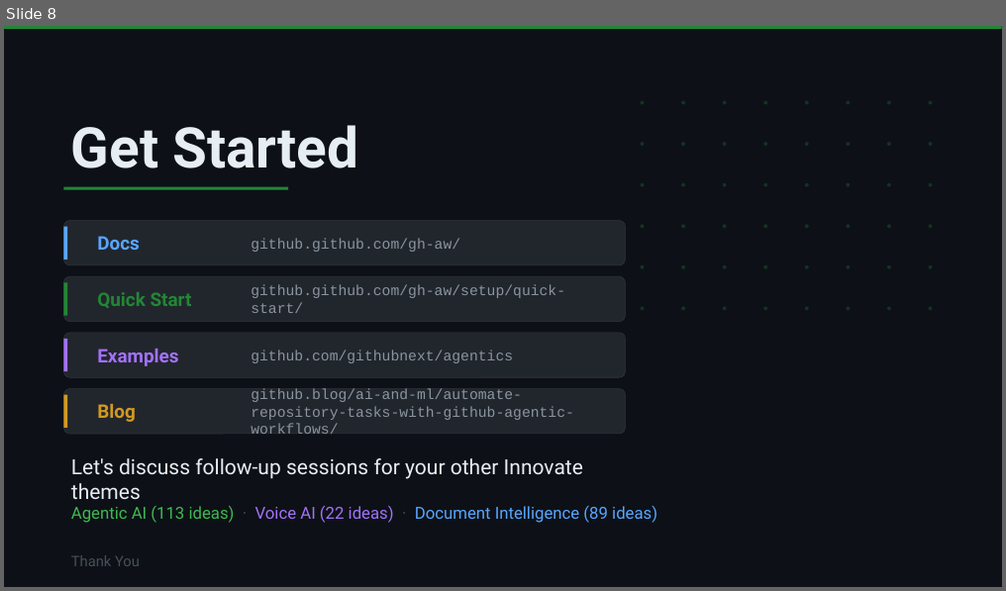
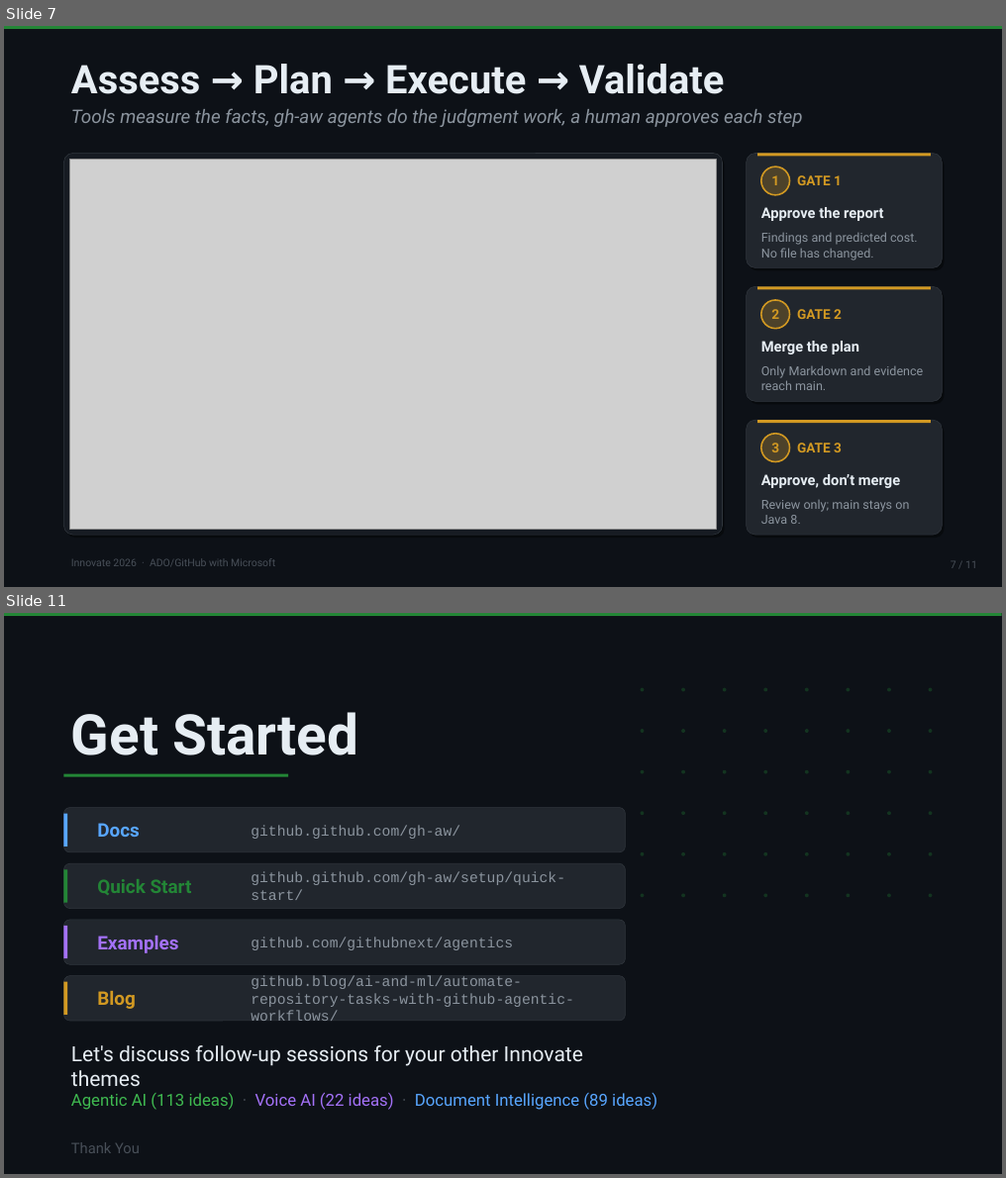
Before and after one commit to lenvolk/gh-aw-dryrun, a slide deck: Innovate2026-AgenticWorkflows.pptx. Shown one above the other, each under a label of ours: slide 8 before the commit, slides 7 and 11 after it; the slides between them are not shown. The pictures are 1006x591 and 1006x1178 pixels, drawn with LibreOffice and Linux fonts; fonts in the diff are those of the drawing; grey boxes stand for pictures. Boxes give left, top, right and bottom in pixels: in the first picture for what was removed or moved away, otherwise in the second. Text is boxed around its words. In the diff, an @@ line names an element or a change of style, - is before the commit and + after.

```diff
--- a/Innovate2026-AgenticWorkflows.pptx
+++ b/Innovate2026-AgenticWorkflows.pptx
@@ slide 7 added at [4,26,1002,587], background #0D1117 @@
@@ rectangle added at [4,26,1002,29], fill #238636 @@
@@ text added at [71,64,725,94], 38 pt, text #E6EDF3, bold @@
+Assess → Plan → Execute → Validate
@@ text added at [71,108,802,127], 18 pt, text #8B949E, italic @@
+Tools measure the facts, gh-aw agents do the judgment work, a human approves each step
@@ rounded rectangle added at [63,154,723,535], fill #161B22, outline #30363D 0.5 pt @@
@@ rounded rectangle added at [66,157,725,538], fill #000000 at 40% opacity @@
@@ picture added at [70,160,717,529] @@
@@ rounded rectangle added at [746,154,943,268], fill #21262D, outline #30363D 0.5 pt @@
@@ rounded rectangle added at [748,157,944,271], fill #000000 at 40% opacity @@
@@ rectangle added at [757,154,931,157], fill #D29922 @@
@@ ellipse added at [761,167,790,195], fill #D29922 at 25% opacity, outline #D29922 1.5 pt @@
@@ text added at [771,175,779,185], 13 pt, text #D29922, bold @@
+1
@@ text added at [797,175,842,185], 13 pt, text #D29922, bold @@
+GATE 1
@@ text added at [761,207,884,221], 14 pt, text #E6EDF3, bold @@
+Approve the report
@@ text added at [761,232,918,261], 12 pt, text #8B949E @@
+Findings and predicted cost. No file has changed.
@@ rounded rectangle added at [746,286,943,401], fill #21262D, outline #30363D 0.5 pt @@
@@ rounded rectangle added at [748,289,944,404], fill #000000 at 40% opacity @@
@@ rectangle added at [757,286,931,289], fill #D29922 @@
@@ ellipse added at [761,300,790,329], fill #D29922 at 25% opacity, outline #D29922 1.5 pt @@
@@ text added at [771,309,779,319], 13 pt, text #D29922, bold @@
+2
@@ text added at [797,309,842,319], 13 pt, text #D29922, bold @@
+GATE 2
@@ text added at [761,341,859,355], 14 pt, text #E6EDF3, bold @@
+Merge the plan
@@ text added at [761,366,924,390], 12 pt, text #8B949E @@
+Only Markdown and evidence reach main.
@@ rounded rectangle added at [746,421,943,535], fill #21262D, outline #30363D 0.5 pt @@
@@ rounded rectangle added at [748,424,944,538], fill #000000 at 40% opacity @@
@@ rectangle added at [757,421,931,424], fill #D29922 @@
@@ ellipse added at [761,434,790,463], fill #D29922 at 25% opacity, outline #D29922 1.5 pt @@
@@ text added at [771,443,779,453], 13 pt, text #D29922, bold @@
+3
@@ text added at [797,443,842,453], 13 pt, text #D29922, bold @@
+GATE 3
@@ text added at [761,474,900,488], 14 pt, text #E6EDF3, bold @@
+Approve, don’t merge
@@ text added at [761,500,909,524], 12 pt, text #8B949E @@
+Review only; main stays on Java 8.
@@ text added at [71,559,275,567], 10 pt, text #484F58 @@
+Innovate 2026 · ADO/GitHub with Microsoft
@@ text added at [950,562,977,569], 10 pt, text #484F58 @@
+7 / 11
@@ what was slide 8 is now slide 11 @@
```
Also in this commit, not shown: 6 slides changed, 2 other slides added.
